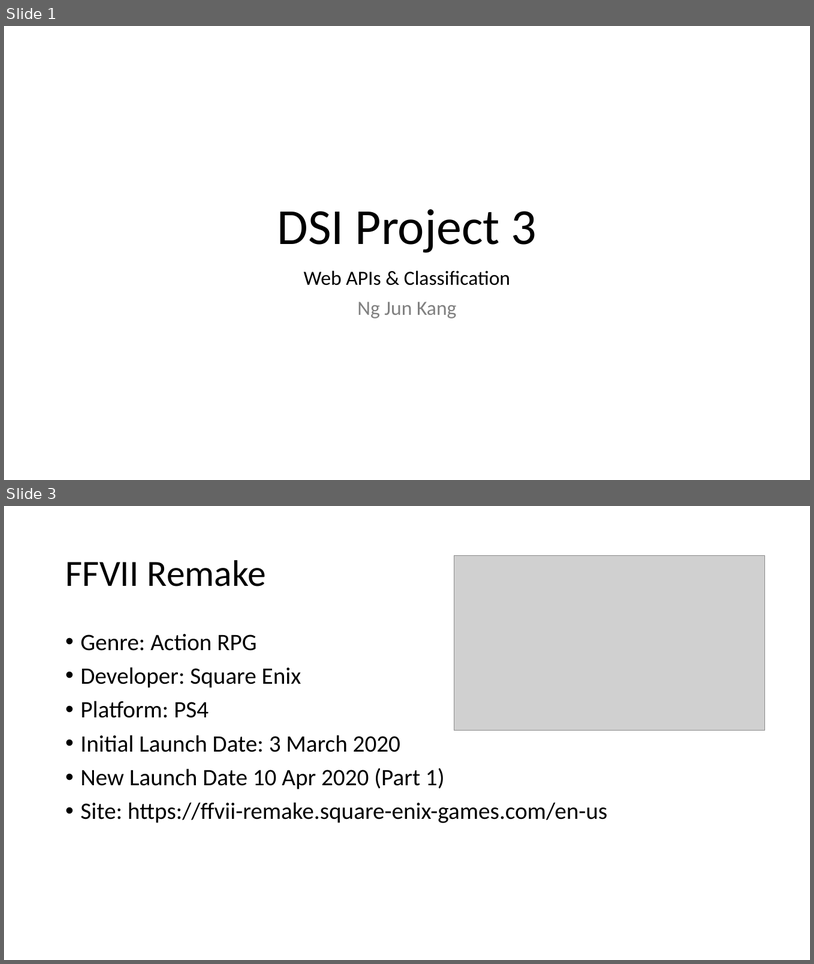
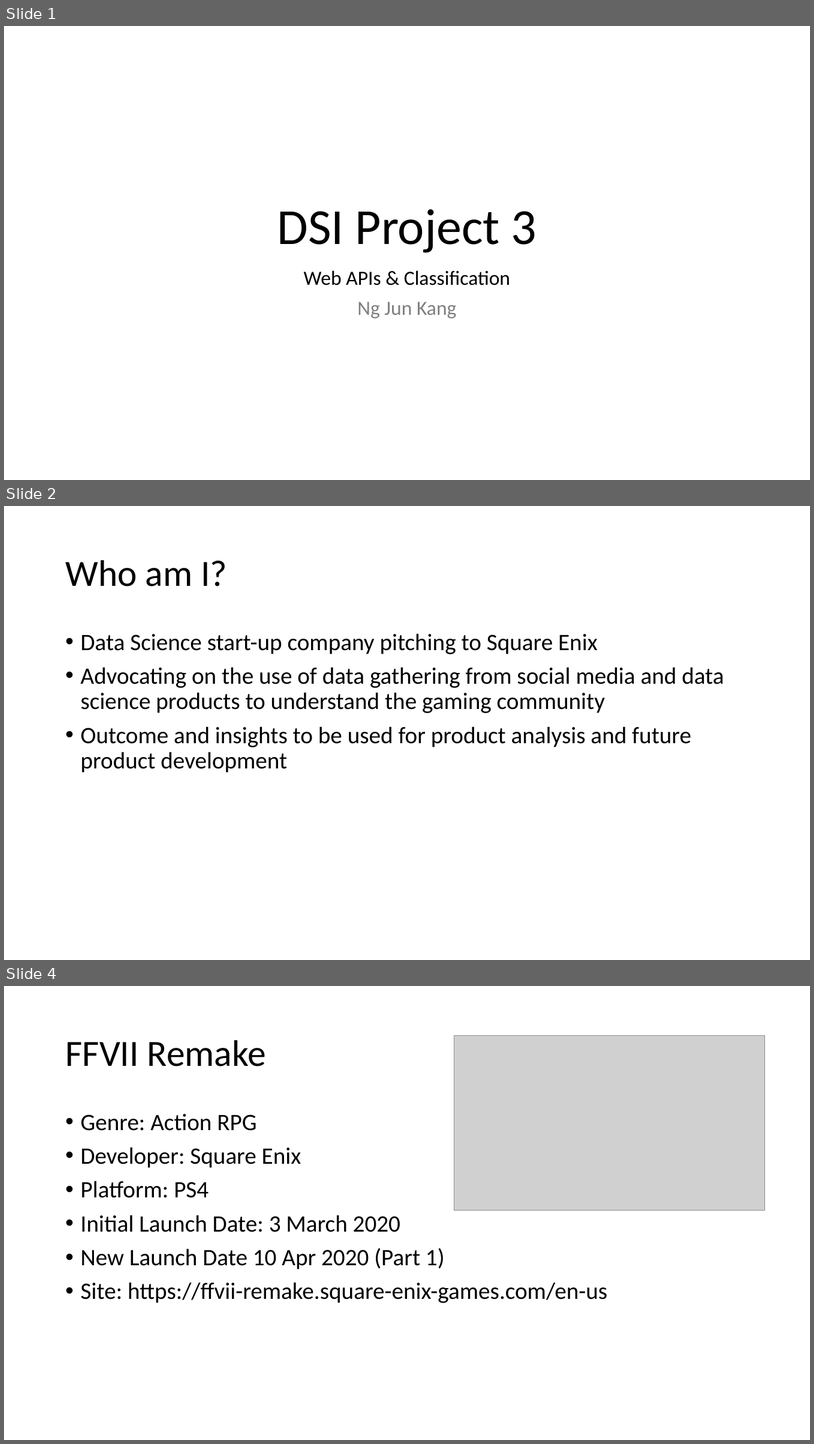
Before and after one commit to junkang85/DSI-Project-3, a slide deck: DSI Project_3.pptx. Shown one above the other, each under a label of ours: slides 1 and 3 before the commit, slides 1, 2 and 4 after it; the slides between them are not shown. The pictures are 814x964 and 814x1444 pixels, drawn with LibreOffice and Linux fonts; fonts in the diff are those of the drawing; grey boxes stand for pictures. Boxes give left, top, right and bottom in pixels: in the first picture for what was removed or moved away, otherwise in the second. Text is boxed around its words. In the diff, an @@ line names an element or a change of style, - is before the commit and + after.

```diff
--- a/DSI Project_3.pptx
+++ b/DSI Project_3.pptx
@@ slide 2 added at bbox=[4, 506, 810, 960], background #FFFFFF @@
@@ title added at bbox=[65, 560, 228, 586], 44 pt, text #000000 @@
+Who am I?
@@ text added at bbox=[81, 633, 724, 772], 28 pt, text #000000 @@
+• Data Science start-up company pitching to Square Enix
+• Advocating on the use of data gathering from social media and data science products to understand the gaming community
+• Outcome and insights to be used for product analysis and future product development
@@ what was slide 3 is now slide 4 @@
```
Also in this commit, not shown: 6 slides changed, 1 other slide added, 6 other files.
